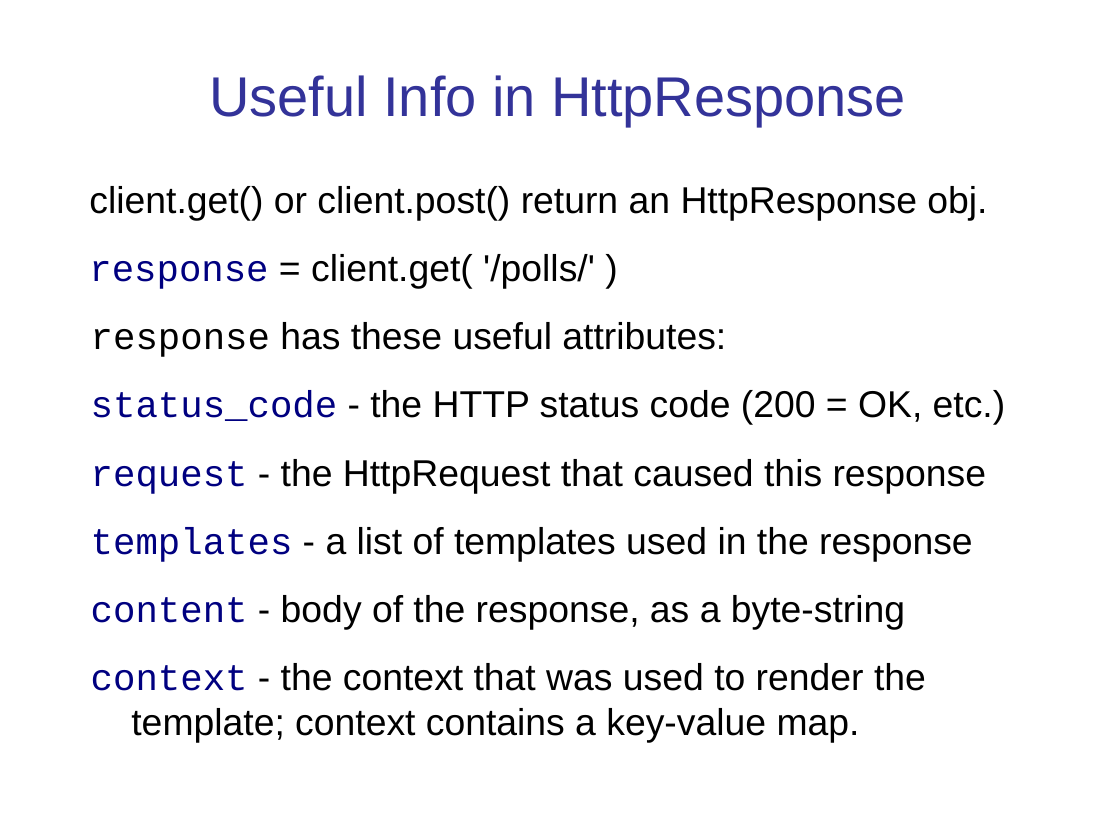
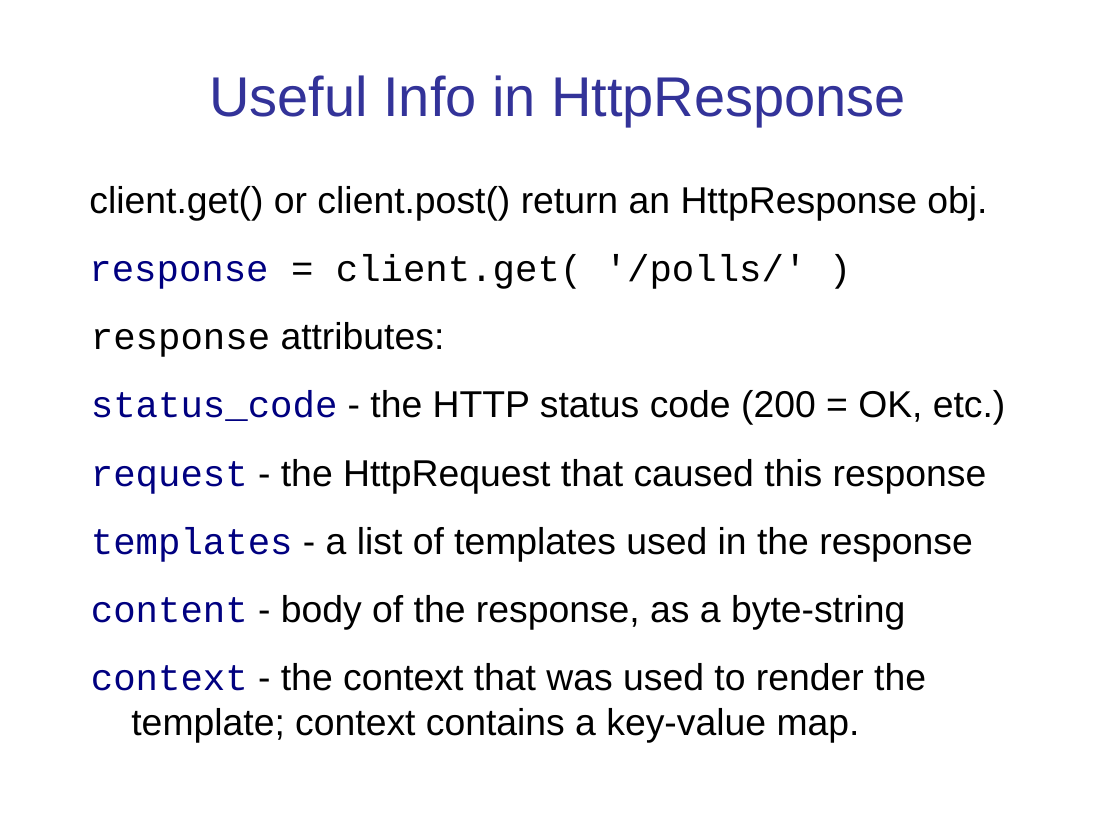
Before and after one commit to cpske/ISP, a slide deck: slide 13 of testing/WebTesting.ppt. Drawn at 1120x840 pixels with LibreOffice and Linux fonts; fonts in the diff are those of the drawing. Boxes give left, top, right and bottom in pixels: in the first picture for what was removed or moved away, otherwise in the second. Text is boxed around its words. In the diff, an @@ line names an element or a change of style, - is before the commit and + after.

```diff
--- a/testing/WebTesting.ppt
+++ b/testing/WebTesting.ppt
@@ text at [89,186,1006,742]: font Arial to Courier New in "= client.get( '/polls/' )" @@
@@ text at [91,322,445,357]: text changed @@
-response has these useful attributes:
+response attributes:
```
Also in this commit, not shown: 5 other slides changed, 3 other files.
